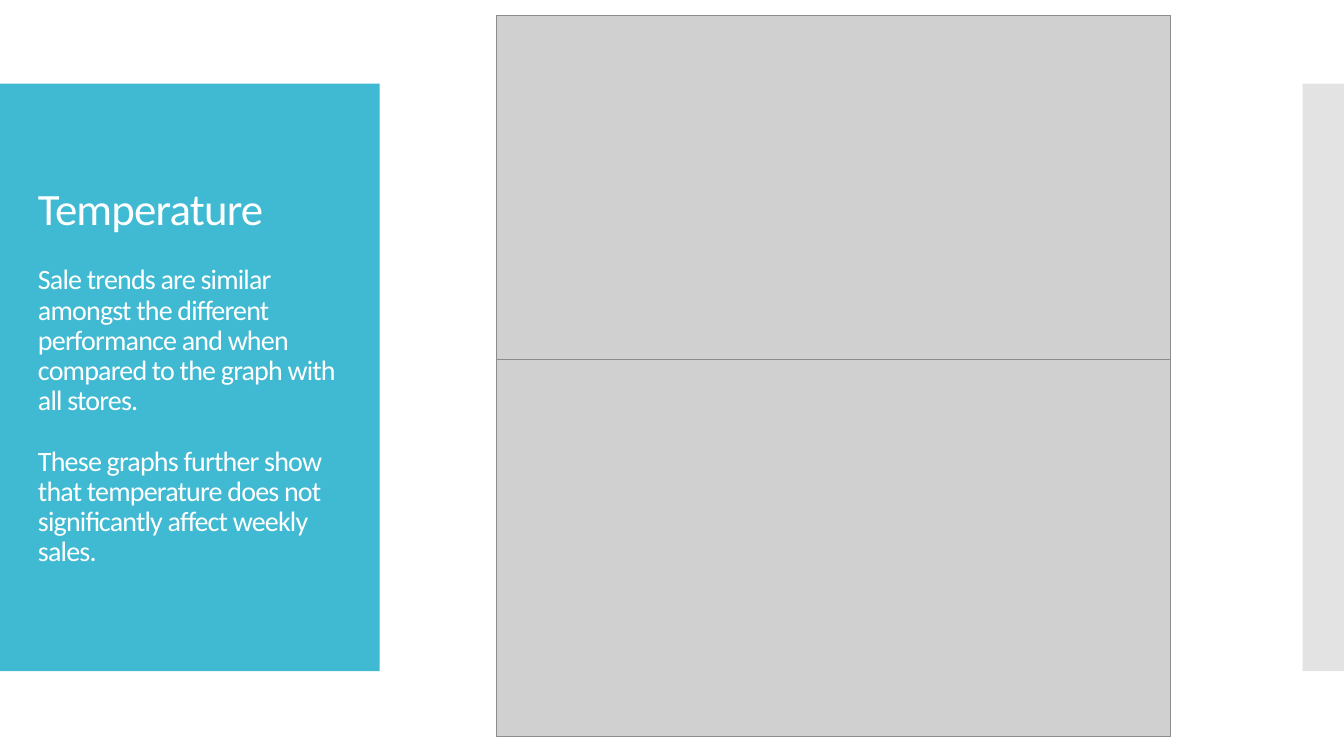
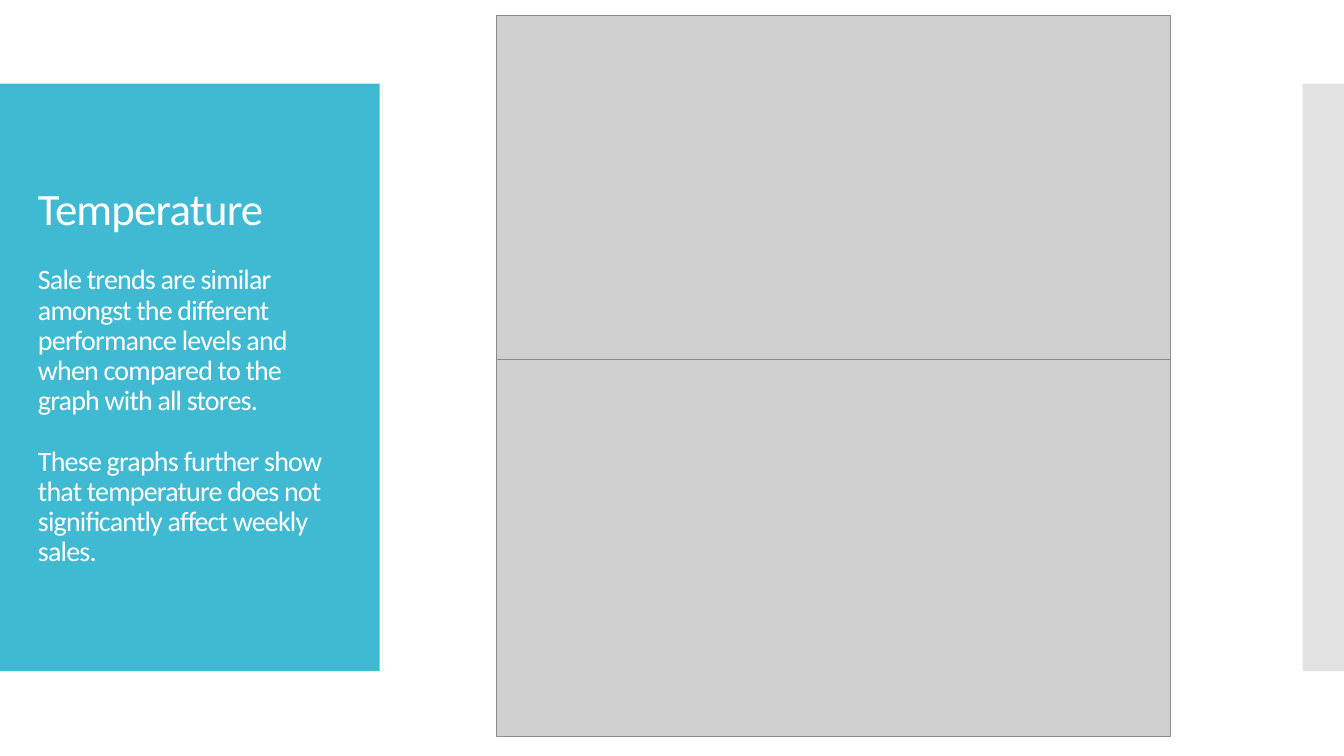
Before and after one commit to mleggett25/Walmart-Sales-Analysis, a slide deck: slide 16 of Walmart Sales Analysis.pptx (slide 17 before the commit). Drawn at 1344x756 pixels with LibreOffice and Linux fonts; fonts in the diff are those of the drawing; grey boxes stand for pictures. Boxes give left, top, right and bottom in pixels: in the first picture for what was removed or moved away, otherwise in the second. Text is boxed around its words. In the diff, an @@ line names an element or a change of style, - is before the commit and + after.

```diff
--- a/Walmart Sales Analysis.pptx
+++ b/Walmart Sales Analysis.pptx
@@ title at (38, 196, 322, 561): text changed @@
-Temperature
-Sale trends are similar amongst the different performance and when compared to the graph with all stores.
-These graphs further show that temperature does not significantly affect weekly sales.
+Temperature
+Sale trends are similar amongst the different performance levels and when compared to the graph with all stores.
+These graphs further show that temperature does not significantly affect weekly sales.
```
Also in this commit, not shown: 15 other slides changed, 1 slide added, 6 other files.
